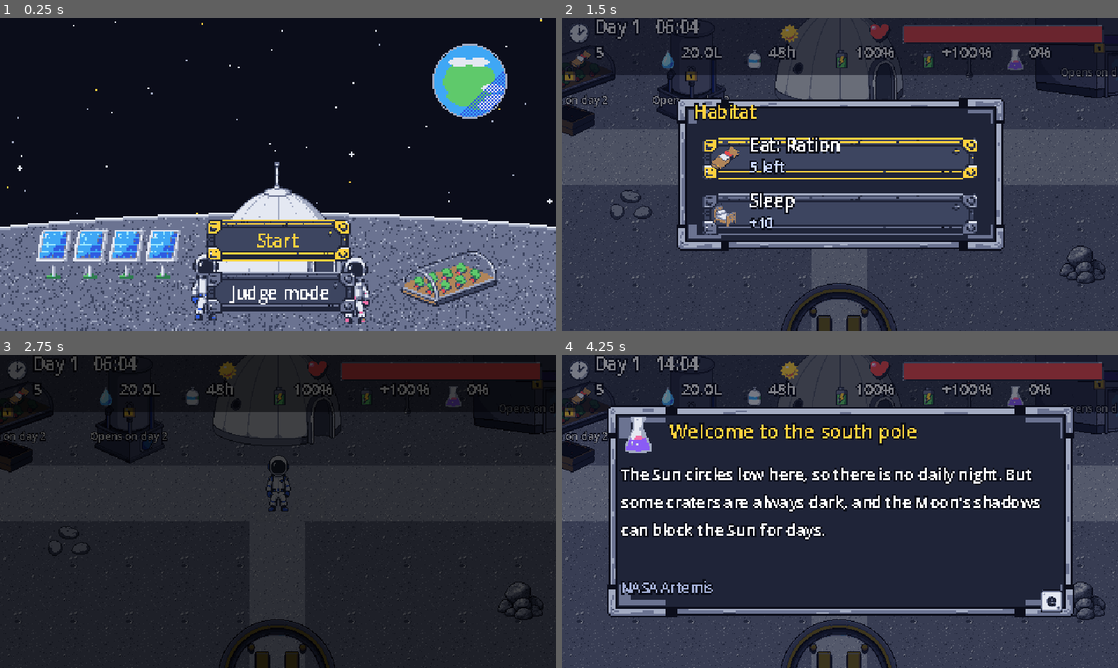
Above: before the commit, frames 1-4 (two rows, left to right).
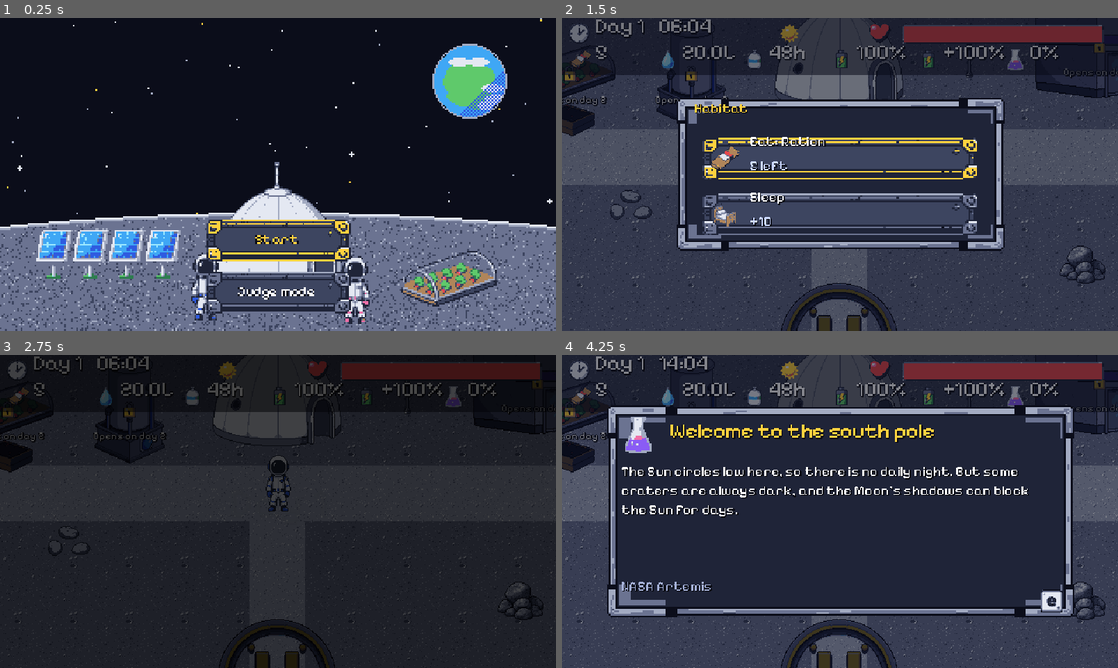
Above: after the commit, the same moments.

Repository: me-AMM/Wings-of-wax
Game: Godot game, scene res://scenes/Title.tscn
Two runs of this game, one before a commit and one after it. Both use one fixed random seed, a clock stepped at 60 frames per second and the inputs below.
Inputs:
- Up to frame 1 (0.25 s): no input
- Up to frame 2 (1.5 s): click "Start" at 0.5 s; tap Enter at 1.25 s; hold Right (move_right) from 1.28 s (still down); hold E (interact) from 1.28 s (still down)
- Up to frame 3 (2.75 s): tap J at 1.55, 2.1 s; tap Space at 2 s; release Right (move_right) at 2.03 s; release E (interact) at 2.03 s; hold Down (move_down) from 2.03 s (still down); tap E (interact) at 2.3 s
- Up to frame 4 (4.25 s): release Down (move_down) at 2.78 s; hold Right (move_right) 2.78-3.53 s; hold E (interact) 2.78-3.53 s; tap J at 3.05, 3.6 s; hold Up (move_up) from 3.53 s (still down); tap E (interact) at 3.8 s

The runs differ from the first frame. In frame 1, 0.9% of the frame differs, in the area x 41-64%, y 68-95%; in frame 2, 3.3%; in frame 3, 1.6%; in frame 4, 11%, in the area x 0-100%, y 0-77%.

Commit message:
PART 3+5: pixel font (Pixelify Sans, OFL), theme, crisp 2x text, Judge panel layout fixed
Co-Authored-By: Claude Sonnet 5.5 <noreply@anthropic.com>

Diff:
--- a/data/text.json
+++ b/data/text.json
@@ -177,6 +177,7 @@
     "Research sources: see the repository README.",
     "Art: AI-generated pixel art made with Pixel Lab during the event, recolored and composed with Python scripts.",
     "Code: written with AI assistance (Claude Code by Anthropic) and tested and adjusted by the team during the event.",
+    "Font: Pixelify Sans by Stefie Justprince, SIL Open Font License 1.1 (Google Fonts).",
     "Sound effects: made with jsfxr (and Audacity if used) during the event.",
     "Made with Godot Engine.",
     "This game is not endorsed by NASA."
--- a/project.godot
+++ b/project.godot
@@ -35,6 +35,7 @@
 
 [gui]
 
+theme/custom="res://theme/game_theme.tres"
 theme/default_font_antialiasing=0
 theme/default_font_subpixel_positioning=0
 
--- a/scripts/forecast_board.gd
+++ b/scripts/forecast_board.gd
@@ -13,12 +13,12 @@
 	add_child(title)
 	var body := UIKit.label(_message(), 10)
 	body.position = Vector2(20, 50)
-	body.size = Vector2(280, 90)
+	UIKit.box(body, 280, 90)
 	body.autowrap_mode = TextServer.AUTOWRAP_WORD_SMART
 	add_child(body)
 	var real := UIKit.label(_real_line(), 8, Color(0.75, 0.85, 1.0))
 	real.position = Vector2(20, 120)
-	real.size = Vector2(280, 24)
+	UIKit.box(real, 280, 24)
 	real.autowrap_mode = TextServer.AUTOWRAP_WORD_SMART
 	add_child(real)
 	var back := UIKit.label(Text.t("ui.board_back"), 9)
--- a/scripts/hud.gd
+++ b/scripts/hud.gd
@@ -39,8 +39,8 @@
 	var ci := UIKit.icon("icon_clock", 14)
 	ci.position = Vector2(3, 2)
 	root.add_child(ci)
-	clock_label = UIKit.label("", 10)
-	clock_label.position = Vector2(19, -2)
+	clock_label = UIKit.label("", 12)
+	clock_label.position = Vector2(19, -3)
 	root.add_child(clock_label)
 	sky_icon = UIKit.icon("icon_sun", 14)
 	sky_icon.position = Vector2(124, 2)
@@ -65,8 +65,8 @@
 		var ic := UIKit.icon(defs[i][0], 14)
 		ic.position = Vector2(x, 17)
 		root.add_child(ic)
-		var lb := UIKit.label("", 9)
-		lb.position = Vector2(x + 15, 13)
+		var lb := UIKit.label("", 12)
+		lb.position = Vector2(x + 15, 12)
 		root.add_child(lb)
 		stats.append({"icon": ic, "label": lb, "get": defs[i][1]})
 	# notice line
@@ -78,7 +78,7 @@
 	root.add_child(notice_panel)
 	notice_label = UIKit.label("", 9, Color("FFD23F"))
 	notice_label.position = Vector2(6, 4)
-	notice_label.size = Vector2(308, 16)
+	UIKit.box(notice_label, 308, 16)
 	notice_label.horizontal_alignment = HORIZONTAL_ALIGNMENT_CENTER
 	notice_label.autowrap_mode = TextServer.AUTOWRAP_WORD_SMART
 	notice_panel.add_child(notice_label)
@@ -94,7 +94,7 @@
 	# day splash and fade (above everything)
 	splash = UIKit.label("", 24, Color.WHITE)
 	splash.position = Vector2(0, 70)
-	splash.size = Vector2(320, 40)
+	UIKit.box(splash, 320, 40)
 	splash.horizontal_alignment = HORIZONTAL_ALIGNMENT_CENTER
 	splash.modulate.a = 0.0
 	root.add_child(splash)
@@ -146,7 +146,7 @@
 func toast(text: String, color: Color = Color.WHITE) -> void:
 	var l := UIKit.label(text, 10, color)
 	l.position = Vector2(0, 100)
-	l.size = Vector2(320, 14)
+	UIKit.box(l, 320, 14)
 	l.horizontal_alignment = HORIZONTAL_ALIGNMENT_CENTER
 	add_child(l)
 	var tw := create_tween()
--- a/scripts/info_card.gd
+++ b/scripts/info_card.gd
@@ -22,14 +22,12 @@
 	root.add_child(title_l)
 	body_l = UIKit.label("", 9)
 	body_l.position = Vector2(34, 62)
-	body_l.custom_minimum_size = Vector2(250, 0)
-	body_l.size = Vector2(250, 60)
+	UIKit.box(body_l, 250, 60)
 	body_l.autowrap_mode = TextServer.AUTOWRAP_WORD_SMART
 	root.add_child(body_l)
 	src_l = UIKit.label("", 8, Color(0.65, 0.7, 0.85))
 	src_l.position = Vector2(34, 128)
-	src_l.custom_minimum_size = Vector2(220, 0)
-	src_l.size = Vector2(220, 20)
+	UIKit.box(src_l, 220, 20)
 	src_l.autowrap_mode = TextServer.AUTOWRAP_WORD_SMART
 	root.add_child(src_l)
 	var ek := UIKit.icon("icon_ekey", 20)
--- a/scripts/judge.gd
+++ b/scripts/judge.gd
@@ -7,7 +7,10 @@
 
 func _unhandled_input(e: InputEvent) -> void:
 	if GameState.judge_mode and e is InputEventKey and e.pressed and not e.echo and e.keycode == KEY_J:
-		open_panel()
+		if panel != null and is_instance_valid(panel):
+			panel.close_modal()        # J toggles the panel
+		else:
+			open_panel()
 
 func open_panel(from_title := false) -> void:
 	if panel != null and is_instance_valid(panel):
--- a/scripts/judge_panel.gd
+++ b/scripts/judge_panel.gd
@@ -1,92 +1,131 @@
 extends Modal
-# JudgePanel: debug panel for judges. Mouse or keyboard (Tab / arrows / Enter). Esc or Close to leave.
+# JudgePanel (debug panel for judges). Drawn in real 640x360 pixels (not the 2x UI scale).
+# Mouse or keyboard: Tab / arrows / Enter. J toggles, Esc or Close leaves.
 var from_title := false
 var day_slider: HSlider
 var day_label: Label
-var speed_btn: Button
+const PW := 420.0
+const PH := 300.0
+const M := 12.0
+
+func _btn(text: String, pos: Vector2, size: Vector2) -> Button:
+	var b := UIKit.flat_button(text, Rect2(pos, size))
+	b.add_theme_font_size_override("font_size", 16)
+	return b
 
 func _ready() -> void:
 	super._ready()
 	layer = 30
+	scale = Vector2(1, 1)
 	var root := Control.new()
 	add_child(root)
-	root.add_child(UIKit.dim(0.8))
-	root.add_child(UIKit.panel(Vector2(4, 3), Vector2(312, 174)))
-	var title := UIKit.label(Text.t("ui.judge_label"), 10, Color("F06FA8"))
-	title.position = Vector2(18, 8)
+	var dim := ColorRect.new()
+	dim.color = Color(0, 0, 0, 0.45)
+	dim.size = Vector2(640, 360)
+	root.add_child(dim)
+	var ox := (640.0 - PW) / 2.0
+	var oy := (360.0 - PH) / 2.0
+	var bg := Panel.new()
+	var sb := StyleBoxFlat.new()
+	sb.bg_color = Color("0B0D1A")
+	sb.border_color = Color("F06FA8")
+	sb.set_border_width_all(2)
+	bg.add_theme_stylebox_override("panel", sb)
+	bg.position = Vector2(ox, oy)
+	bg.size = Vector2(PW, PH)
+	root.add_child(bg)
+	# title row: JUDGE MODE ........ [Close]
+	var title := UIKit.world_label(Text.t("ui.judge_label"), 16, Color("F06FA8"))
+	title.position = Vector2(ox + M, oy + 6)
 	root.add_child(title)
-	# day picker
-	day_label = UIKit.label("", 9)
-	day_label.position = Vector2(18, 24)
+	var close := _btn(Text.t("ui.judge_close"), Vector2(ox + PW - M - 80, oy + M - 4), Vector2(80, 24))
+	close.pressed.connect(close_modal)
+	root.add_child(close)
+	# day picker: [<] Day N [>] ====slider==== [Jump]
+	var y := oy + 40.0
+	var prev := _btn("<", Vector2(ox + M, y), Vector2(24, 24))
+	prev.pressed.connect(func(): day_slider.value -= 1)
+	root.add_child(prev)
+	day_label = UIKit.world_label("", 16)
+	day_label.position = Vector2(ox + M + 30, y + 2)
+	day_label.custom_minimum_size = Vector2(64, 20)
 	root.add_child(day_label)
+	var nxt := _btn(">", Vector2(ox + M + 96, y), Vector2(24, 24))
+	nxt.pressed.connect(func(): day_slider.value += 1)
+	root.add_child(nxt)
 	day_slider = HSlider.new()
 	day_slider.min_value = 1
 	day_slider.max_value = 32
 	day_slider.step = 1
 	day_slider.value = GameState.day
-	day_slider.position = Vector2(70, 26)
-	day_slider.size = Vector2(170, 12)
+	day_slider.position = Vector2(ox + M + 128, y + 4)
+	day_slider.size = Vector2(PW - 2 * M - 128 - 70, 16)
+	var track := StyleBoxFlat.new()          # visible track: 4 px high, light colour
+	track.bg_color = Color("A3ABC2")
+	track.content_margin_top = 2
+	track.content_margin_bottom = 2
+	day_slider.add_theme_stylebox_override("slider", track)
+	var fill := StyleBoxFlat.new()
+	fill.bg_color = Color("FFD23F")
+	fill.content_margin_top = 2
+	fill.content_margin_bottom = 2
+	day_slider.add_theme_stylebox_override("grabber_area", fill)
+	day_slider.add_theme_stylebox_override("grabber_area_highlight", fill)
+	var img := Image.create(8, 16, false, Image.FORMAT_RGBA8)     # 8 px grabber
+	img.fill(Color("E4E8F2"))
+	var gt := ImageTexture.create_from_image(img)
+	day_slider.add_theme_icon_override("grabber", gt)
+	day_slider.add_theme_icon_override("grabber_highlight", gt)
 	day_slider.value_changed.connect(func(_v): _refresh())
 	root.add_child(day_slider)
-	var jump := UIKit.flat_button(Text.t("ui.judge_jump"), Rect2(250, 22, 54, 16))
+	var jump := _btn(Text.t("ui.judge_jump"), Vector2(ox + PW - M - 62, y), Vector2(62, 24))
 	jump.pressed.connect(func(): _do(func(): Judge.jump_to_day(int(day_slider.value)); Judge.go_outpost()))
 	root.add_child(jump)
-	# storms
-	_row(root, 44, [
-		[Text.t("ui.judge_storm_small"), func(): Judge.trigger_storm("small")],
-		[Text.t("ui.judge_storm_medium"), func(): Judge.trigger_storm("medium")],
-		[Text.t("ui.judge_storm_large"), func(): Judge.trigger_storm("large")],
-		[Text.t("ui.judge_storm_finale"), func(): Judge.trigger_storm("finale")]])
-	# events
-	_row(root, 64, [
-		[Text.t("ui.judge_shadow"), func(): Judge.start_shadow()],
-		[Text.t("ui.judge_end_shadow"), func(): Judge.end_shadow()],
-		[Text.t("ui.judge_land"), func(): Judge.land_cargo()],
-		[Text.t("ui.judge_mission"), func(): Judge.start_mission()]], false)
-	# helpers
-	var refill := UIKit.flat_button(Text.t("ui.judge_refill"), Rect2(14, 84, 70, 16))
-	refill.pressed.connect(func(): Judge.refill_all())
-	root.add_child(refill)
-	speed_btn = UIKit.flat_button(Text.t("ui.judge_speed"), Rect2(87, 84, 70, 16))
-	speed_btn.toggle_mode = true
-	speed_btn.button_pressed = GameState.time_scale > 1.0
-	speed_btn.toggled.connect(func(_on): Judge.toggle_speed())
-	root.add_child(speed_btn)
-	# presets
-	var pl := UIKit.label(Text.t("ui.judge_presets"), 8, Color("FFD23F"))
-	pl.position = Vector2(14, 104)
-	root.add_child(pl)
+	# 3-column grid of buttons
+	var cw := (PW - 2 * M - 16.0) / 3.0
+	var items := [
+		[Text.t("ui.judge_storm_small"), func(): Judge.trigger_storm("small"), true],
+		[Text.t("ui.judge_storm_medium"), func(): Judge.trigger_storm("medium"), true],
+		[Text.t("ui.judge_storm_large"), func(): Judge.trigger_storm("large"), true],
+		[Text.t("ui.judge_storm_finale"), func(): Judge.trigger_storm("finale"), true],
+		[Text.t("ui.judge_shadow"), func(): Judge.start_shadow(), true],
+		[Text.t("ui.judge_end_shadow"), func(): Judge.end_shadow(), true],
+		[Text.t("ui.judge_land"), func(): Judge.land_cargo(), true],
+		[Text.t("ui.judge_mission"), func(): Judge.start_mission(), false],
+		[Text.t("ui.judge_refill"), func(): Judge.refill_all(), true],
+		[Text.t("ui.judge_speed"), func(): Judge.toggle_speed(), true]]
+	var gy := y + 36.0
+	for i in items.size():
+		var b := _btn(items[i][0], Vector2(ox + M + (i % 3) * (cw + 8.0), gy + (i / 3) * 26.0), Vector2(cw, 24))
+		var cb: Callable = items[i][1]
+		var close_first: bool = items[i][2]
+		if i == 9:
+			b.toggle_mode = true
+			b.button_pressed = GameState.time_scale > 1.0
+		b.pressed.connect(func(): cb.call() if (i == 9 or close_first) else _do(cb))
+		root.add_child(b)
+	# presets: full width
+	var py := gy + 4 * 26.0 + 6.0
 	var presets := [
 		[Text.t("ui.judge_preset_storm_mission"), func(): Judge.preset_storm_in_mission()],
 		[Text.t("ui.judge_preset_shadow"), func(): Judge.preset_shadow()],
 		[Text.t("ui.judge_preset_big_storm"), func(): Judge.preset_big_storm()]]
 	for i in 3:
-		var b := UIKit.flat_button(presets[i][0], Rect2(14, 116 + i * 17, 292, 16))
+		var b := _btn(presets[i][0], Vector2(ox + M, py + i * 26.0), Vector2(PW - 2 * M, 24))
 		var cb: Callable = presets[i][1]
 		b.pressed.connect(func(): _do(cb))
 		root.add_child(b)
 	if from_title:
-		var start := UIKit.flat_button(Text.t("ui.judge_start_game"), Rect2(160, 84, 70, 16))
+		var start := _btn(Text.t("ui.judge_start_game"), Vector2(ox + M, py + 3 * 26.0), Vector2(PW - 2 * M, 24))
 		start.pressed.connect(func(): _do(func(): Judge.go_outpost()))
 		root.add_child(start)
-	var close := UIKit.flat_button(Text.t("ui.judge_close"), Rect2(236, 84, 70, 16))
-	close.pressed.connect(close_modal)
-	root.add_child(close)
 	_refresh()
 	day_slider.grab_focus()
-
-func _row(root: Control, y: float, defs: Array, closes := true) -> void:
-	var w := 70.0
-	for i in defs.size():
-		var b := UIKit.flat_button(defs[i][0], Rect2(14 + i * 73, y, w, 16))
-		var cb: Callable = defs[i][1]
-		b.pressed.connect(func(): _do(cb) if closes else cb.call())
-		root.add_child(b)
 
 func _refresh() -> void:
 	day_label.text = "%s %d" % [Text.t("ui.judge_day_label"), int(day_slider.value)]
 
-# Run an action, closing the panel first (so overlays and scene changes start clean).
+# Run an action, closing the panel first (so scene changes start clean).
 func _do(cb: Callable) -> void:
 	close_modal()
 	cb.call()
--- a/scripts/mission.gd
+++ b/scripts/mission.gd
@@ -193,7 +193,7 @@
 	key.texture = Art.tex("icon_ekey")
 	key.scale = Vector2(0.5, 0.5)
 	prompt.add_child(key)
-	prompt_label = UIKit.label("", 12)
+	prompt_label = UIKit.world_label("", 12)
 	prompt_label.position = Vector2(-100, 18)
 	prompt_label.size = Vector2(200, 16)
 	prompt_label.horizontal_alignment = HORIZONTAL_ALIGNMENT_CENTER
@@ -222,12 +222,12 @@
 	ui.add_child(obj_label)
 	storm_label = UIKit.label("", 10, Color("FF8080"))
 	storm_label.position = Vector2(0, 80)
-	storm_label.size = Vector2(320, 14)
+	UIKit.box(storm_label, 320, 14)
 	storm_label.horizontal_alignment = HORIZONTAL_ALIGNMENT_CENTER
 	ui.add_child(storm_label)
 	crater_label = UIKit.label(Text.t("ui.in_crater"), 8, Color("FFD23F"))
 	crater_label.position = Vector2(0, 140)
-	crater_label.size = Vector2(320, 12)
+	UIKit.box(crater_label, 320, 12)
 	crater_label.horizontal_alignment = HORIZONTAL_ALIGNMENT_CENTER
 	crater_label.visible = false
 	ui.add_child(crater_label)
--- a/scripts/outpost.gd
+++ b/scripts/outpost.gd
@@ -62,7 +62,7 @@
 	prompt_key.texture = Art.tex("icon_ekey")
 	prompt_key.scale = Vector2(0.5, 0.5)
 	prompt.add_child(prompt_key)
-	prompt_label = UIKit.label("", 12)
+	prompt_label = UIKit.world_label("", 12)
 	prompt_label.position = Vector2(-100, 18)
 	prompt_label.size = Vector2(200, 16)
 	prompt_label.horizontal_alignment = HORIZONTAL_ALIGNMENT_CENTER
@@ -119,7 +119,7 @@
 		ic.scale = Vector2(0.75, 0.75)
 		ic.z_index = 50
 		it.add_child(ic)
-		var lb := UIKit.label("", 12)
+		var lb := UIKit.world_label("", 12)
 		lb.position = c + Vector2(-80, 22)
 		lb.size = Vector2(160, 16)
 		lb.horizontal_alignment = HORIZONTAL_ALIGNMENT_CENTER
--- a/scripts/storm_warning.gd
+++ b/scripts/storm_warning.gd
@@ -53,12 +53,12 @@
 	root.add_child(count_label)
 	real_label = UIKit.label("", 8, Color(1, 0.9, 0.9))
 	real_label.position = Vector2(0, 68)
-	real_label.size = Vector2(320, 12)
+	UIKit.box(real_label, 320, 12)
 	real_label.horizontal_alignment = HORIZONTAL_ALIGNMENT_CENTER
 	root.add_child(real_label)
 	result_label = UIKit.label("", 11, Color.WHITE)
 	result_label.position = Vector2(0, 100)
-	result_label.size = Vector2(320, 40)
+	UIKit.box(result_label, 320, 40)
 	result_label.horizontal_alignment = HORIZONTAL_ALIGNMENT_CENTER
 	result_label.autowrap_mode = TextServer.AUTOWRAP_WORD_SMART
 	root.add_child(result_label)
--- a/scripts/ui_kit.gd
+++ b/scripts/ui_kit.gd
@@ -4,13 +4,47 @@
 
 const FONT := 10
 
+# Text sizes are snapped to the pixel font's clean sizes (virtual units; UI layers are drawn at 2x):
+# 6 = small (12 px real), 8 = body (16), 12 = heading (24), 16 = title (32), 24 = splash (48).
+static func snap_size(size: int) -> int:
+	if size <= 7:
+		return 6
+	if size <= 10:
+		return 8
+	if size <= 13:
+		return 12
+	if size <= 18:
+		return 16
+	return 24
+
+# UI label for the 2x UI layers: the font is rendered at 2x its virtual size and the label is drawn at scale 0.5,
+# so glyphs are crisp at the font's real pixel size (no blurry upscaled text). Position stays in virtual units;
+# set the box with UIKit.box(label, w, h) (virtual units).
 static func label(text: String, size: int = FONT, color: Color = Color.WHITE) -> Label:
 	var l := Label.new()
 	l.text = text
-	l.add_theme_font_size_override("font_size", size)
+	l.add_theme_font_size_override("font_size", snap_size(size) * 2)
 	l.add_theme_color_override("font_color", color)
-	l.add_theme_color_override("font_outline_color", Color(0.04, 0.05, 0.1))
-	l.add_theme_constant_override("outline_size", 3)
+	l.add_theme_constant_override("outline_size", 1)
+	l.add_theme_constant_override("shadow_offset_x", 1)
+	l.add_theme_constant_override("shadow_offset_y", 1)
+	l.scale = Vector2(0.5, 0.5)
+	l.mouse_filter = Control.MOUSE_FILTER_IGNORE
+	return l
+
+static func box(l: Control, w: float, h: float) -> void:
+	l.size = Vector2(w, h) * 2.0
+	l.custom_minimum_size = l.size
+
+# Label for the world (scale 1, real pixels): prompts and lock labels above buildings.
+static func world_label(text: String, px: int = 12, color: Color = Color.WHITE) -> Label:
+	var l := Label.new()
+	l.text = text
+	l.add_theme_font_size_override("font_size", px)
+	l.add_theme_color_override("font_color", color)
+	l.add_theme_constant_override("outline_size", 1)
+	l.add_theme_constant_override("shadow_offset_x", 1)
+	l.add_theme_constant_override("shadow_offset_y", 1)
 	l.mouse_filter = Control.MOUSE_FILTER_IGNORE
 	return l
 
@@ -66,7 +100,7 @@
 		sb.texture_margin_left = 17
 		sb.texture_margin_right = 17
 		b.add_theme_stylebox_override(state, sb)
-	b.add_theme_font_size_override("font_size", 10)
+	b.add_theme_font_size_override("font_size", 8)
 	b.add_theme_color_override("font_color", Color.WHITE)
 	b.add_theme_color_override("font_hover_color", Color("FFD23F"))
 	b.add_theme_color_override("font_focus_color", Color("FFD23F"))
@@ -86,7 +120,9 @@
 		sb.bg_color = {"normal": Color("1F2438"), "hover": Color("3D4560"), "pressed": Color("2F5BE0"), "focus": Color("3D4560")}[state]
 		sb.border_color = Color("A3ABC2")
 		sb.set_border_width_all(1)
-		sb.content_margin_top = 1
-		sb.content_margin_bottom = 1
+		sb.content_margin_top = 0
+		sb.content_margin_bottom = 0
+		sb.content_margin_left = 4
+		sb.content_margin_right = 4
 		b.add_theme_stylebox_override(state, sb)
 	return b
--- /dev/null
+++ b/theme/game_theme.tres
@@ -0,0 +1,19 @@
+[gd_resource type="Theme" load_steps=2 format=3]
+
+[ext_resource type="FontFile" path="res://fonts/PixelifySans.ttf" id="1"]
+
+[resource]
+default_font = ExtResource("1")
+default_font_size = 8
+Label/colors/font_color = Color(0.94, 0.96, 1, 1)
+Label/colors/font_outline_color = Color(0.04, 0.05, 0.1, 1)
+Label/colors/font_shadow_color = Color(0, 0, 0, 0.6)
+Label/constants/outline_size = 1
+Label/constants/shadow_offset_x = 1
+Label/constants/shadow_offset_y = 1
+Label/constants/line_spacing = 2
+Label/font_sizes/font_size = 8
+Button/colors/font_color = Color(0.94, 0.96, 1, 1)
+Button/colors/font_outline_color = Color(0.04, 0.05, 0.1, 1)
+Button/constants/outline_size = 1
+Button/font_sizes/font_size = 8
--- a/tools/shot_judge.gd
+++ b/tools/shot_judge.gd
@@ -5,6 +5,6 @@
 	if n == 3:
 		Judge.begin_judge_run()
 		Judge.open_panel(true)
-	if n == 12:
-		get_viewport().get_texture().get_image().save_png("E:/AMUNi/shot7.png")
+	if n == 14:
+		get_viewport().get_texture().get_image().save_png("E:/AMUNi/shot11.png")
 		get_tree().quit()
Binary file added: fonts/PixelifySans.ttf
Not shown, added: fonts/PixelifySans.ttf.import
Not shown, added: tools/collision_check.gd.uid
Not shown, added: fonts/LICENSE
